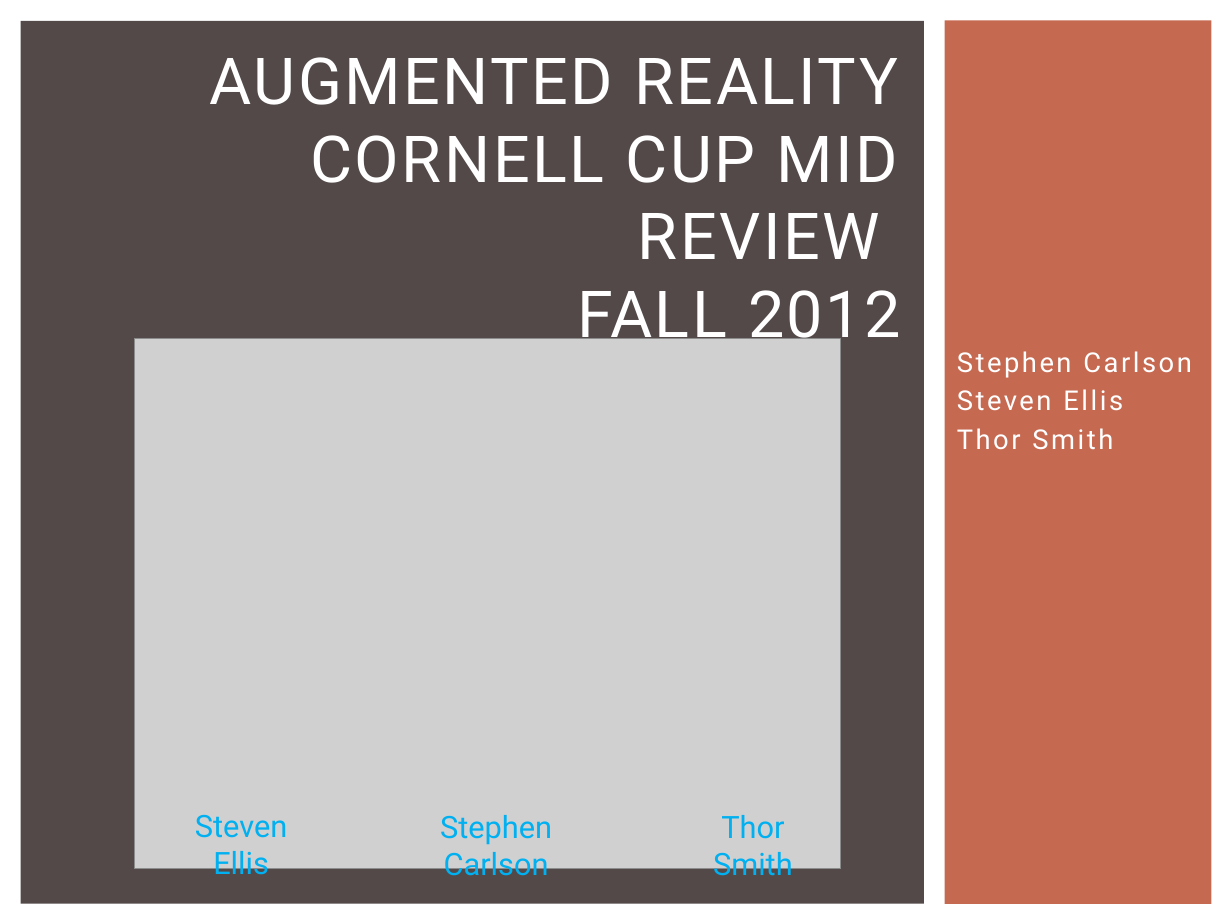
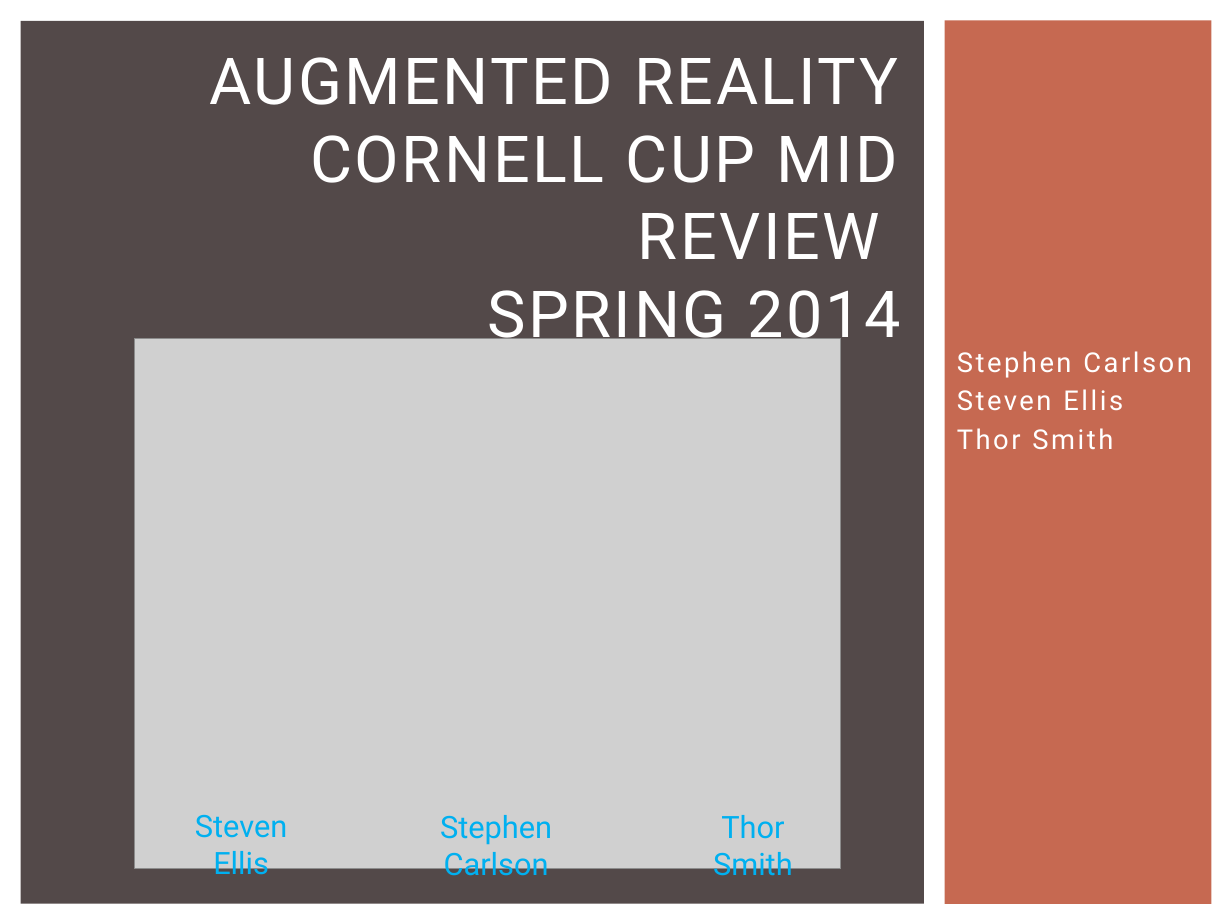
Before and after one commit to snowpuppy/augreality, a slide deck: slide 1 of doc/AugRealityMidReview.pptx. Drawn at 1232x924 pixels with LibreOffice and Linux fonts; fonts in the diff are those of the drawing; grey boxes stand for pictures. Boxes give left, top, right and bottom in pixels: in the first picture for what was removed or moved away, otherwise in the second. Text is boxed around its words. In the diff, an @@ line names an element or a change of style, - is before the commit and + after.

```diff
--- a/doc/AugRealityMidReview.pptx
+++ b/doc/AugRealityMidReview.pptx
@@ title at (209, 57, 901, 353): text changed @@
-AUGMENTED REALITY
-CORNELL CUP MID REVIEW
-FALL 2012
+AUGMENTED REALITY
+CORNELL CUP MID REVIEW
+SPRING 2014
```
Also in this commit, not shown: 5 other slides changed.
